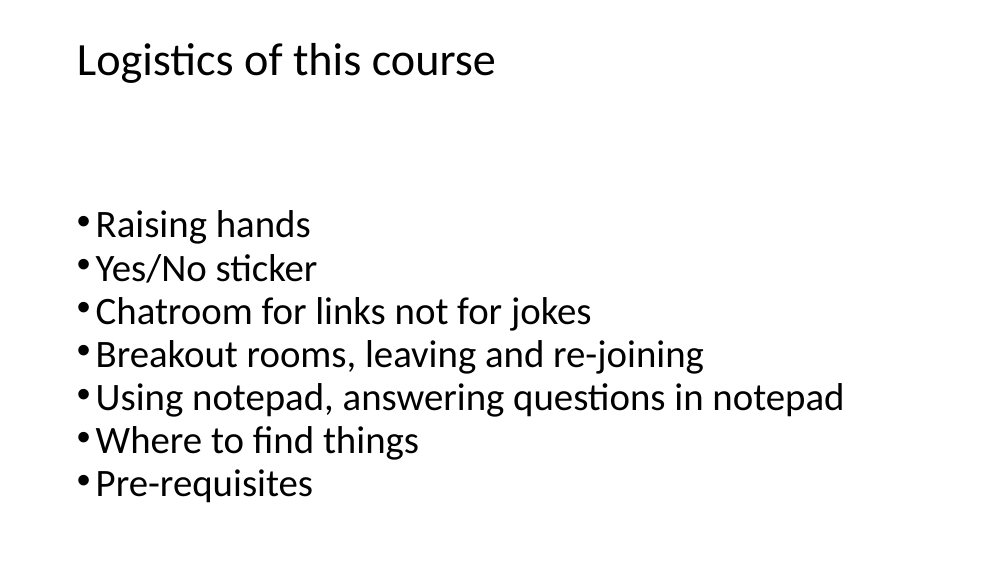
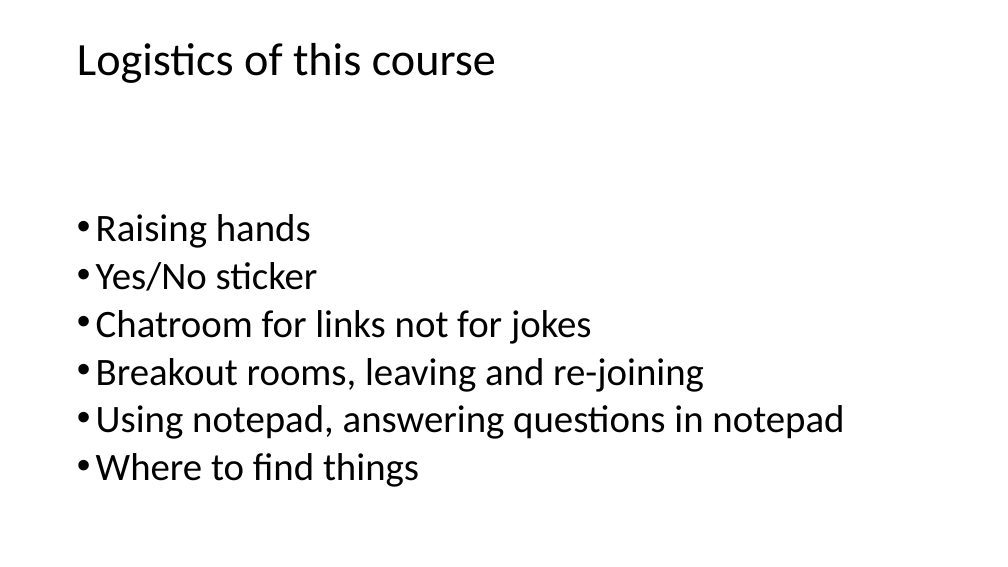
Before and after one commit to tobyhodges/solid-waddle, a slide deck: slide 6 of instructors/Wellcome_Episode.pptx. Drawn at 1008x567 pixels with LibreOffice and Linux fonts; fonts in the diff are those of the drawing. Boxes give left, top, right and bottom in pixels: in the first picture for what was removed or moved away, otherwise in the second. Text is boxed around its words. In the diff, an @@ line names an element or a change of style, - is before the commit and + after.

```diff
--- a/instructors/Wellcome_Episode.pptx
+++ b/instructors/Wellcome_Episode.pptx
@@ text "Raising hands" at [96, 214, 844, 487]: line spacing 0.7 to 0.8 @@
@@ text at [96, 469, 313, 503]: paragraph removed @@
-• Pre-requisites
```
Also in this commit, not shown: 1 other slide changed, 2 other files.
